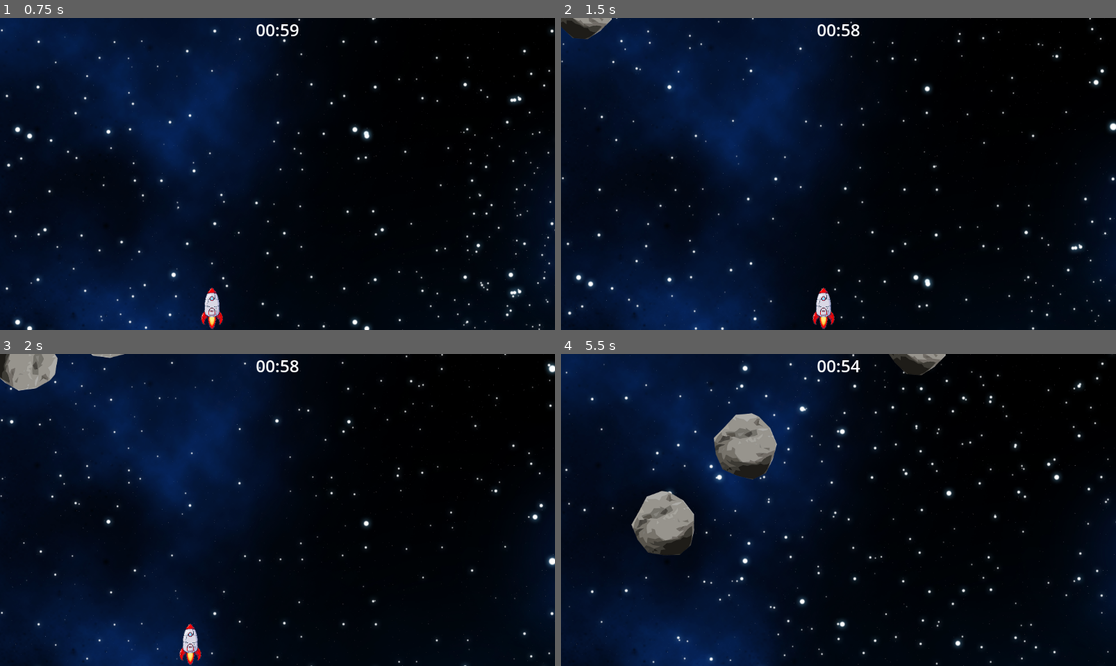
Above: before the commit, frames 1-4 (two rows, left to right).
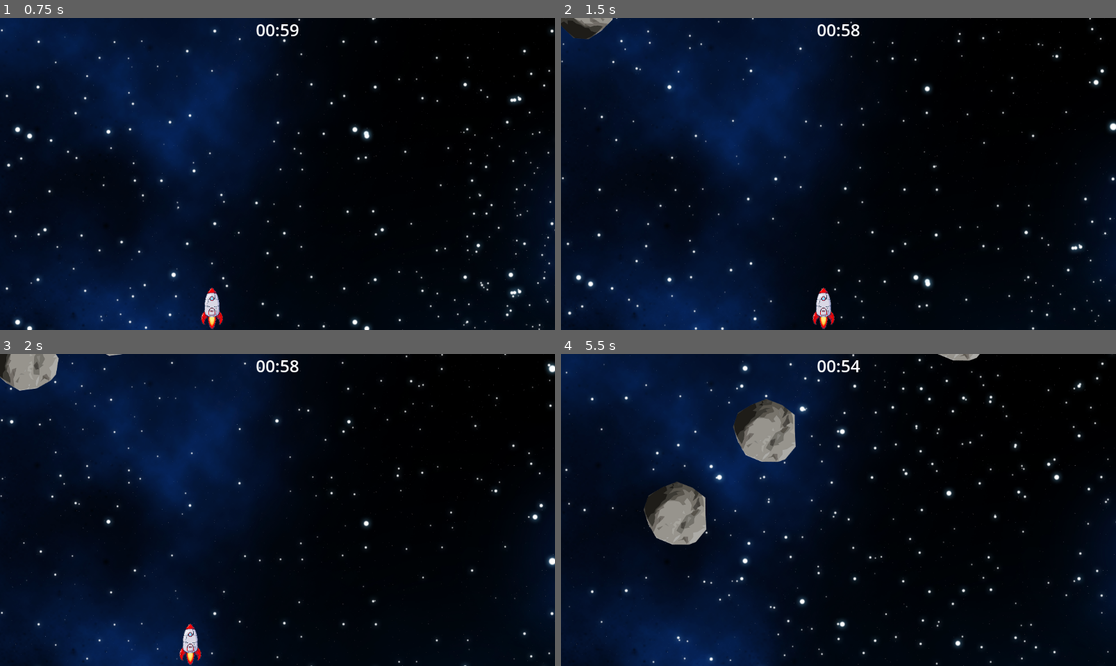
Above: after the commit, the same moments.

Repository: FabianLolo79/ShootEmUp-grupo13
Game: Godot game, scene res://Scenes/main.tscn
Two runs of this game, one before a commit and one after it. Both use one fixed random seed, a clock stepped at 60 frames per second and the inputs below. The project has no main scene, so this scene is started directly.
Inputs:
- Up to frame 1 (0.75 s): hold Right (ui_right) from 0.53 s (still down)
- Up to frame 2 (1.5 s): release Right (ui_right) at 1.28 s; hold Left (ui_left) from 1.28 s (still down)
- Up to frame 3 (2 s): keep holding Left (ui_left)
- Up to frame 4 (5.5 s): release Left (ui_left) at 2.03 s; hold Right (ui_right) 2.03-2.78 s; hold Up (ui_up) 2.78-3.53 s; hold Left (ui_left) from 3.53 s (still down)

Frame 1 is identical in both runs. In frame 2, less than 0.1% of the frame differs, in the area x 0-10%, y 0-7%; in frame 3, 0.2%; in frame 4, 4.7%, in the area x 12-76%, y 0-65%.

Commit message:
arreglo de roca en main

Diff:
--- a/Scenes/roca.tscn
+++ b/Scenes/roca.tscn
@@ -75,12 +75,14 @@
 }
 
 [node name="Roca" type="RigidBody2D"]
+position = Vector2(100, -100)
 mass = 10000.0
 gravity_scale = 0.05
 script = ExtResource("1_tge12")
 metadata/_edit_group_ = true
 
 [node name="Sprite2D" type="Sprite2D" parent="."]
+position = Vector2(2.04, 0)
 scale = Vector2(0.6, 0.6)
 texture = ExtResource("2_5j8id")
 
--- a/Scenes/spawn_1.gd
+++ b/Scenes/spawn_1.gd
@@ -9,7 +9,7 @@
 		get_parent().add_child(roca)
 		roca.global_position = global_position
 		cae = false
-		await get_tree().create_timer(1).timeout
+		await get_tree().create_timer(1.1).timeout
 		cae = true
 		pass
 	pass
